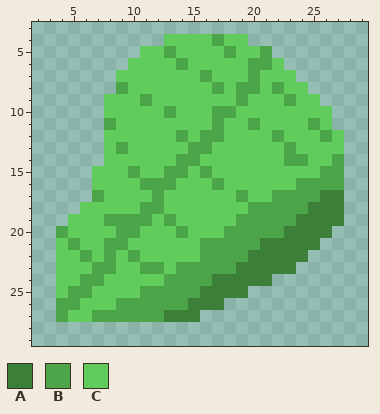
Edited in one commit: pixel-art sprite (sprites/items/biomatter.png). Above, as it was before the edit.
The file is 32x32 pixels. Shown: x 2..29, y 3..29.
Palette (. is transparent): A #3b7f39  B #4da54a  C #5fcc5b
Pixels before, first column x 4:
 4 .........CCCCBCC........
 5 .......CCBCCCCBCCB......
 6 ......CCCCBCCCCCBBC.....
 7 .....CCCCCCCBCCCBCCC....
 8 .....BCCCCCCCBCBBCBCC...
 9 ....CCCBCCCCCCCBCCCBCC..
10 ....CCCCCBCCCBBCCCCCCCC.
11 ....BCCCCCCCCBCCBCCCCBC.
12 ....CCCCCCBCBBCCCCBCCCBC
13 ....CBCCCCCBBCCCCCCBCCCC
14 ....CCCCCCBBCCCCCCCBBCCB
15 ...CCCBCCBBCBCCCCCCCCCBB
16 ...CCCCBBBCCCBCCCCCCBBBB
17 ...BCCCCBCCCCCCBCCBBBBAA
18 ..CCCCCBBCCCCCCCBBBBBAAA
19 .CCCBBBBCBCCCCCBBBBBAAAA
20 BCCCCBBCCCBCCCBBBBBAAAA.
21 CBCCBBCCCCCCBBBBBAAAAA..
22 CCBCBCBCCCCCBBBBAAAAA...
23 CCCBBCCBBCBBBBBAAAAA....
24 CCBBCCCCCBBBBAAAAA......
25 CBBCCCCBBBBBAAAA........
26 BBCCCBBBBBBAAA..........
27 BCCBBBBBBAAA............
The result:
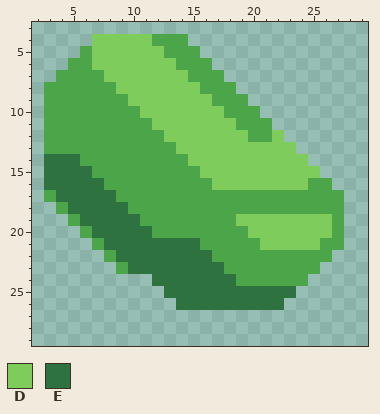
Colours new in this view: D #7ecc5b  E #2e723f
From old to new:
Changed rows in their new state; - is an unchanged pixel.
first column x 3:
 4 ----DDDDDBBB.....--------
 5 ---BDDDDDD-BB......------
 6 --BBDDDDDDD-BB......-----
 7 -BBBBDDDDDDDB-B......----
 8 BBBBBBDDDDDDDB-B......---
 9 BBBBBBBDDDDDDDBB-......--
10 BBBBBBBBDDDDDDD-BB......-
11 BBBBB-BBBDDDDDDDB-B.....-
12 BBBBBBBBBBDDDDDDDBBD.....
13 BBBBBB-BBBBDDDDDDDDDD....
14 EEEBBBBBBBB-DDDDDDDDDD...
15 EEEEBBB-BB--BDDDDDDDDDD..
16 EEEEEBBB---BBBDDDDDDDD--.
17 BEEEEEBBB-BBBBBB-BB----BB
18 -BEEEEEB--BBBBBBB-----BBB
19 --BEEEEE-B-BBBBBDDDDDDDDB
20 -..BEEEEEBB-BBB--DDDDDDDB
21 -...BEEEEEEEE-----DDDDDBB
22 -....-EEEEEEEE---BBBBBBB-
23 -.....BEEEEEEEE-BBBBBBB--
24 -........EEEEEEEBBBBBB---
25 -.........EEEEEEEEEEE----
26 -..........EEEEEEEEE-----
27 -............------------
